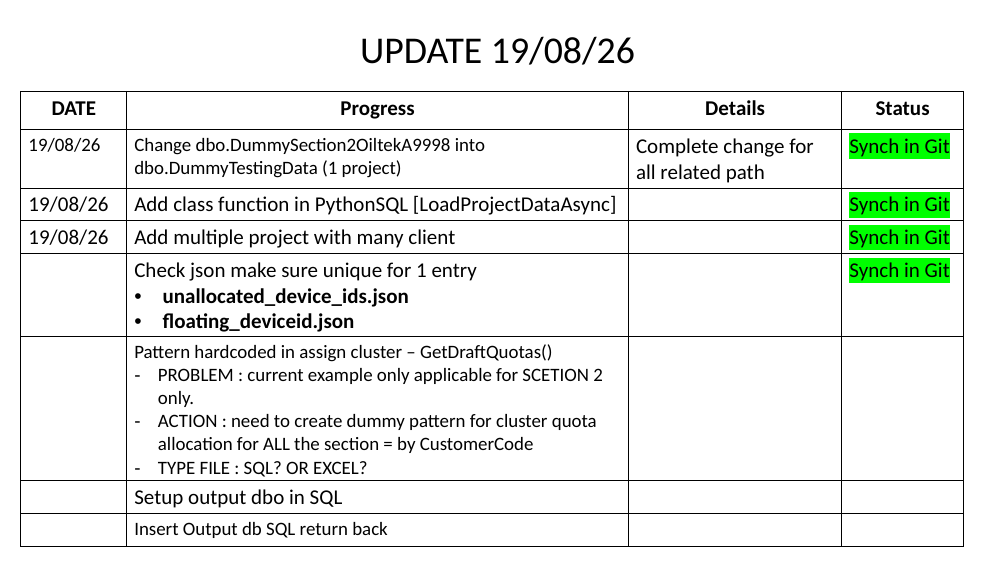
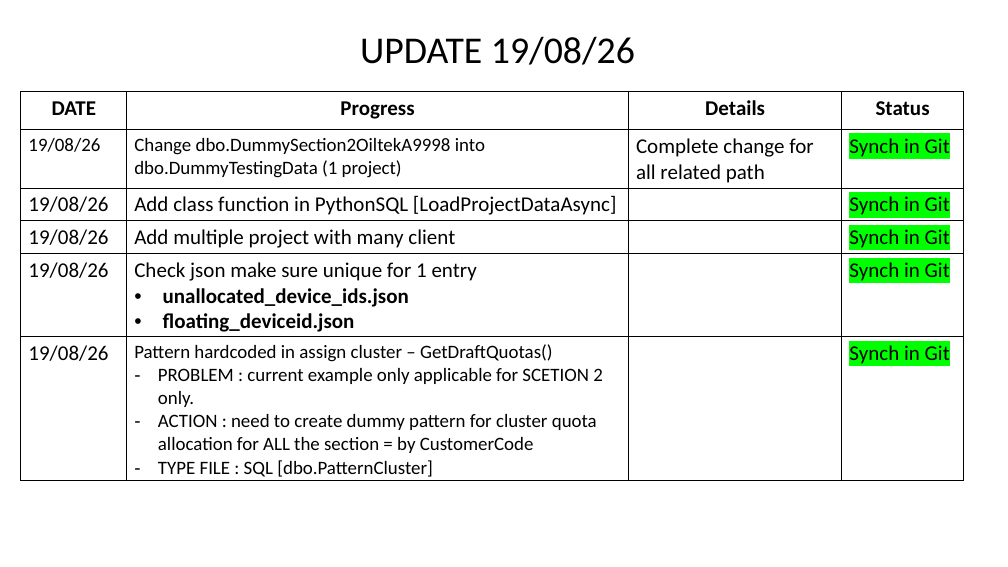
Before and after one commit to Syaziyah30/DeviceCluster, a slide deck: slide 10 of 1.training_model/supplementary/Device Identifier 20260717.pptx. Drawn at 1008x567 pixels with LibreOffice and Linux fonts; fonts in the diff are those of the drawing. Boxes give left, top, right and bottom in pixels: in the first picture for what was removed or moved away, otherwise in the second. Text is boxed around its words. In the diff, an @@ line names an element or a change of style, - is before the commit and + after.

```diff
--- a/1.training_model/supplementary/Device Identifier 20260717.pptx
+++ b/1.training_model/supplementary/Device Identifier 20260717.pptx
@@ table at (21,91,964,481) @@
-row 5:  | Check json make sure unique for 1 entry / unallocated_device_ids.json / floating_deviceid.json |  | Synch in Git
-row 6:  | Pattern hardcoded in assign cluster – GetDraftQuotas() / PROBLEM : current example only applicable for SCETION 2 only. / ACTION : need to create dummy pattern for cluster quota allocation for ALL the section = by CustomerCode / TYPE FILE : SQL? OR EXCEL? |  | 
-row 7:  | Setup output dbo in SQL |  | 
-row 8:  | Insert Output db SQL return back |  | 
+row 5: 19/08/26 | Check json make sure unique for 1 entry / unallocated_device_ids.json / floating_deviceid.json |  | Synch in Git
+row 6: 19/08/26 | Pattern hardcoded in assign cluster – GetDraftQuotas() / PROBLEM : current example only applicable for SCETION 2 only. / ACTION : need to create dummy pattern for cluster quota allocation for ALL the section = by CustomerCode / TYPE FILE : SQL [dbo.PatternCluster] |  | Synch in Git
```
Also in this commit, not shown: 2 slides added.
